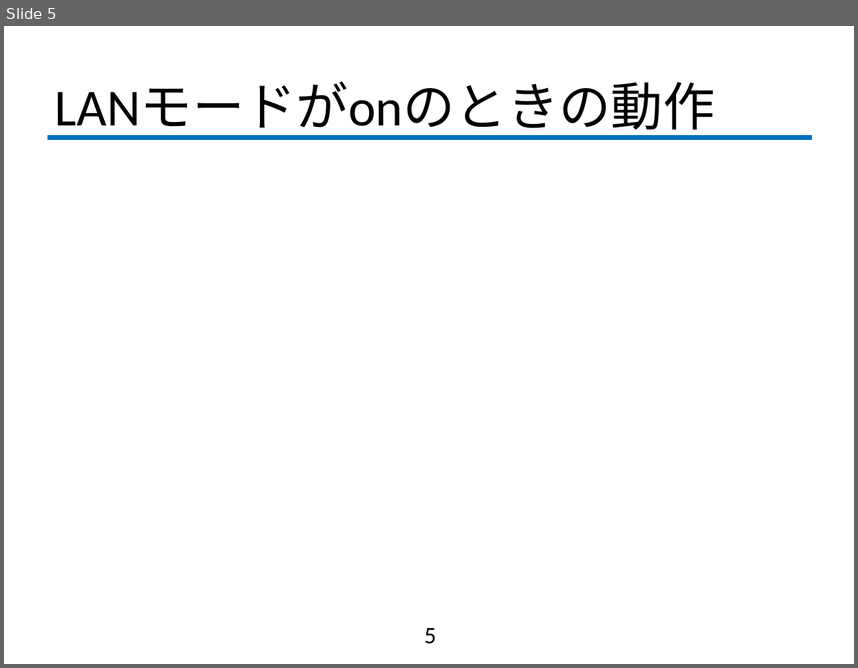
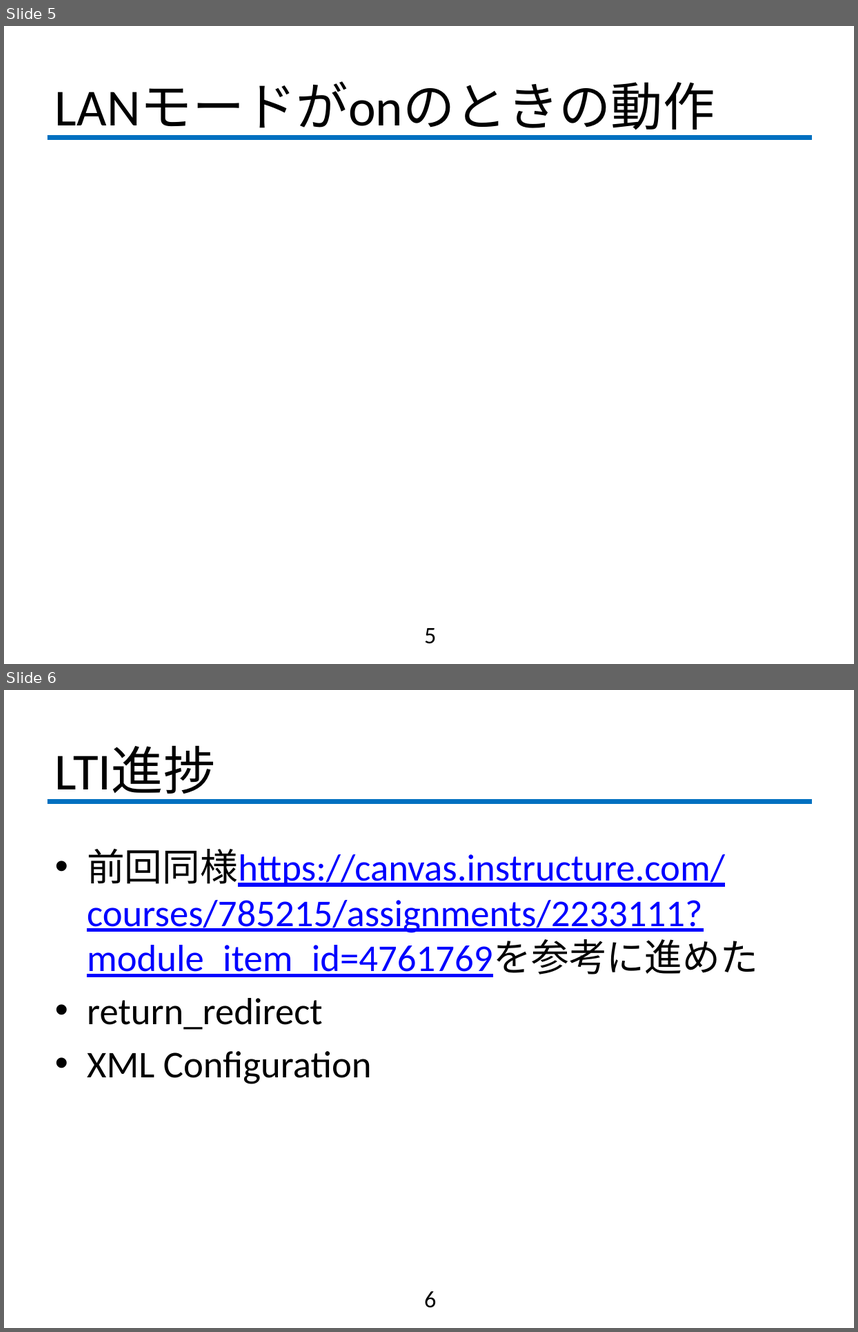
Before and after one commit to fujiLabo/fuji_simu, a slide deck: 1029進捗.pptx. Shown one above the other, each under a label of ours: slide 5 before the commit, slides 5 and 6 after it. The pictures are 858x668 and 858x1332 pixels, drawn with LibreOffice and Linux fonts; fonts in the diff are those of the drawing; background and template pictures are left out. Boxes give left, top, right and bottom in pixels: in the first picture for what was removed or moved away, otherwise in the second. Text is boxed around its words. In the diff, an @@ line names an element or a change of style, - is before the commit and + after.

```diff
--- a/1029進捗.pptx
+++ b/1029進捗.pptx
@@ slide 6 added at (4, 690, 854, 1328), background #FFFFFF; not listed: 1 template element that a slide beside it also shows @@
@@ title added at (55, 746, 215, 801), 44 pt, text #000000 @@
+LTI進捗
@@ text added at (87, 849, 758, 1084), 32 pt, text #0000FF, underline @@
+• 前回同様https://canvas.instructure.com/courses/785215/assignments/2233111?module_item_id=4761769を参考に進めた
+• return_redirect
+• XML Configuration
@@ page number added at (424, 1291, 436, 1308), 20 pt, text #000000 @@
+6
```
Also in this commit, not shown: 1 slide changed, 2 other slides added.
